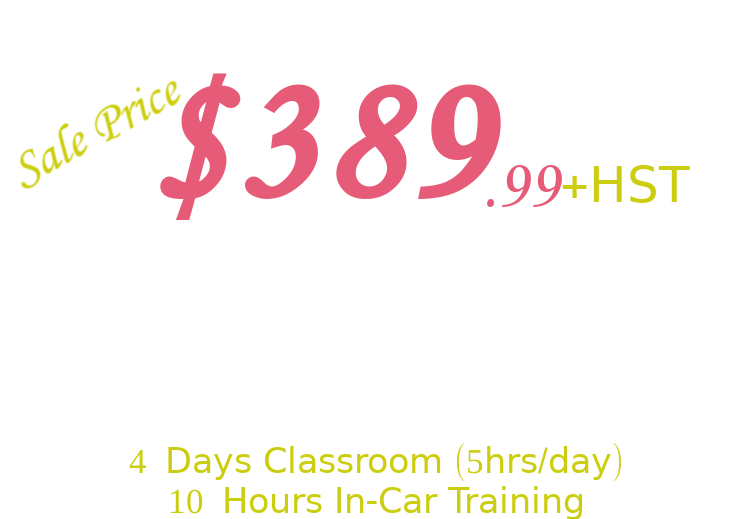
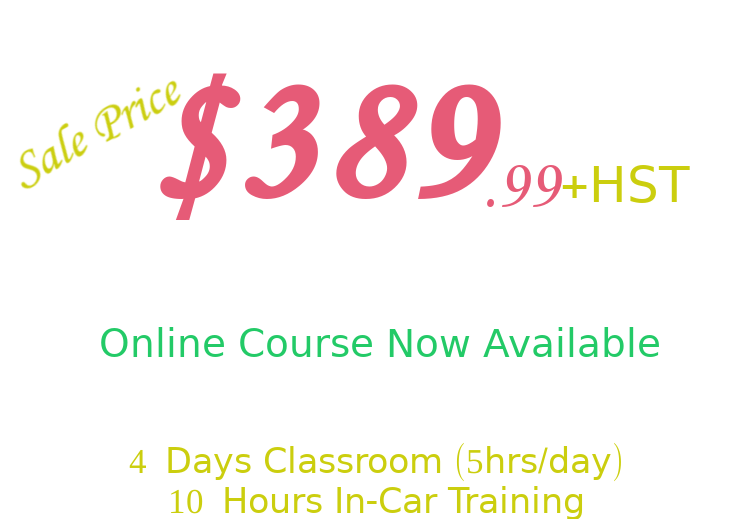
Before/after of a (750, 519) layered artwork. What changed in the layer stack:
renamed "Valid For October 2020 Courses..." to "Valid For October & November 2...", painted on it over [101, 327, 659, 357]
